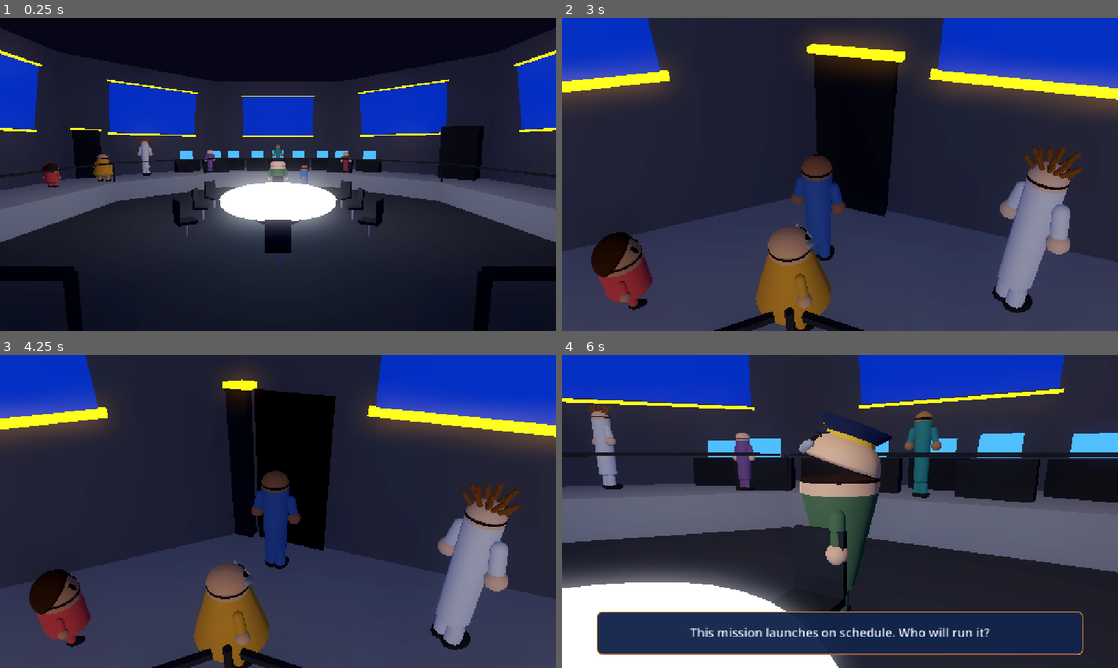
Above: before the commit, frames 1-4 (two rows, left to right).
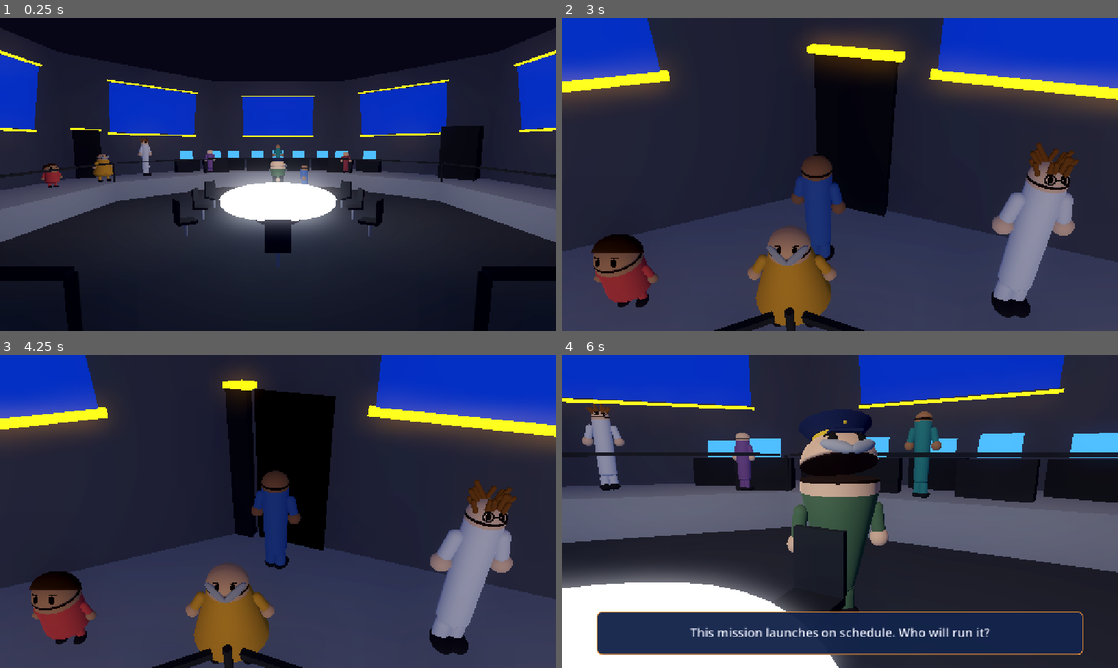
Above: after the commit, the same moments.

Repository: Kaleb-45/how-did-we-get-here
Game: Godot game, scene res://scenes/cutscene_intro.tscn
The game is run twice, just before and just after one commit, with the same random seed, the same clock (stepped at 60 frames per second) and the same inputs. This scene is started directly instead of the project's main scene.
Inputs (mouse positions are in pixels of both pictures, inside the frame that each line leads up to):
- Up to frame 1 (0.25 s): no input
- Up to frame 2 (3 s): move the mouse to (962, 158) at 0.52 s; hold D 0.53-1.28 s; tap E at 0.6, 2.1 s; click (962, 158) at 0.67 s; tap Space at 0.77, 1.07, 1.52, 1.82, 2.75 s; move the mouse to (728, 190) at 1.27 s; hold S 1.28-2.03 s; tap Tab at 1.35, 2.85 s; tap Enter at 2 s; move the mouse to (895, 105) at 2.02 s; hold D 2.03-2.78 s; move the mouse to (812, 237) at 2.77 s; hold W from 2.78 s (still down); click (812, 237) at 2.92 s
- Up to frame 3 (4.25 s): tap Space at 3.02, 3.32, 3.77, 4.07 s; move the mouse to (444, 558) at 3.52 s; release W at 3.53 s; hold A from 3.53 s (still down); tap E at 3.6 s
- Up to frame 4 (6 s): move the mouse to (673, 464) at 4.27 s; tap Tab at 4.35, 5.85 s; tap Space at 4.52, 4.82 s; move the mouse to (867, 511) at 5.02 s; release A at 5.03 s; hold S 5.03-5.78 s; tap E at 5.1 s; click (867, 511) at 5.17 s; move the mouse to (756, 433) at 5.77 s; hold D from 5.78 s (still down)

The runs differ from the first frame. In frame 1, 0.2% of the frame differs, in the area x 7-52%, y 38-55%; in frame 2, 3.3%, in the area x 5-94%, y 39-100%; in frame 3, 3.3%; in frame 4, 2.9%.

Commit message:
Cutscene: faces visible in shot 7, General starts facing room and lowers arm, fix eye_basis warning
Co-Authored-By: Claude Sonnet 5.5 <noreply@anthropic.com>

Diff:
--- a/scenes/cutscene_intro.tscn
+++ b/scenes/cutscene_intro.tscn
@@ -216,7 +216,7 @@
 "times": PackedFloat32Array(0, 5.5, 6.5, 12, 12.4, 13, 13.6, 14),
 "transitions": PackedFloat32Array(1, 1, 1, 1, 1, 1, 1, 1),
 "update": 0,
-"values": [0, 0, 3.1416, 3.1416, 3.7416, 2.5416, 3.4416, 3.1416]
+"values": [-1.5708, -1.5708, -3.1416, -3.1416, -2.5416, -3.7416, -2.8416, -3.1416]
 }
 tracks/8/type = "value"
 tracks/8/imported = false
@@ -383,7 +383,7 @@
 "times": PackedFloat32Array(0, 17.8, 18.4),
 "transitions": PackedFloat32Array(1, 1, 1),
 "update": 0,
-"values": [0, 0, 2.8072]
+"values": [-2, -2, -3.476]
 }
 tracks/20/type = "value"
 tracks/20/imported = false
@@ -395,7 +395,7 @@
 "times": PackedFloat32Array(0, 17.5, 17.8, 18.4),
 "transitions": PackedFloat32Array(1, 1, 1, 1),
 "update": 0,
-"values": [0, 1.2, 1.2, 0]
+"values": [0, -1.2, -1.2, 0]
 }
 tracks/21/type = "value"
 tracks/21/imported = false
@@ -407,7 +407,7 @@
 "times": PackedFloat32Array(0, 18.6, 19.2, 19.6, 20.2),
 "transitions": PackedFloat32Array(1, 1, 1, 1, 1),
 "update": 0,
-"values": [0, 0, 2.615, 2.615, -0.3344]
+"values": [-2, -2, -3.668, -3.668, -0.3344]
 }
 tracks/22/type = "value"
 tracks/22/imported = false
@@ -419,7 +419,7 @@
 "times": PackedFloat32Array(0, 18.3, 18.6, 19.2, 19.3, 19.6, 20.2),
 "transitions": PackedFloat32Array(1, 1, 1, 1, 1, 1, 1),
 "update": 0,
-"values": [0, 1.2, 1.2, 0, 0, -1.2, 0]
+"values": [0, -1.2, -1.2, 0, 0, 1.2, 0]
 }
 tracks/23/type = "value"
 tracks/23/imported = false
@@ -431,7 +431,7 @@
 "times": PackedFloat32Array(0, 19.7, 20.3),
 "transitions": PackedFloat32Array(1, 1, 1),
 "update": 0,
-"values": [0, 0, -0.5266]
+"values": [-2, -2, -0.5266]
 }
 tracks/24/type = "value"
 tracks/24/imported = false
@@ -443,7 +443,7 @@
 "times": PackedFloat32Array(0, 19.4, 19.7, 20.3),
 "transitions": PackedFloat32Array(1, 1, 1, 1),
 "update": 0,
-"values": [0, -0.5266, -0.5266, 0]
+"values": [0, 1.2, 1.2, 0]
 }
 tracks/25/type = "method"
 tracks/25/imported = false
@@ -493,6 +493,20 @@
 "method": &"point_at_camera"
 }]
 }
+tracks/28/type = "method"
+tracks/28/imported = false
+tracks/28/enabled = true
+tracks/28/path = NodePath("People/Person_General")
+tracks/28/interp = 1
+tracks/28/loop_wrap = true
+tracks/28/keys = {
+"times": PackedFloat32Array(17),
+"transitions": PackedFloat32Array(1),
+"values": [{
+"args": [],
+"method": &"lower_arm"
+}]
+}
 
 [sub_resource type="AnimationLibrary" id="AnimationLibrary_intro"]
 _data = {
--- a/scripts/characters/character_base.gd
+++ b/scripts/characters/character_base.gd
@@ -222,9 +222,9 @@
 		eye.height = 2.0
 		eye.radial_segments = 16
 		eye.rings = 8
-		var basis := dome_basis(side * 0.36, 0.42)
-		var eye_node := _add(lid, eye, eye_mat, dome_point(side * 0.36, 0.42, 0.0), Vector3(0.12, 0.19, 0.07) * top_r)
-		eye_node.basis = basis * Basis.from_scale(Vector3(0.12, 0.19, 0.07) * top_r)
+		var eye_basis := dome_basis(side * 0.36, 0.42)
+		var eye_node := _add(lid, eye, eye_mat, dome_point(side * 0.36, 0.42, 0.0))
+		eye_node.basis = eye_basis * Basis.from_scale(Vector3(0.12, 0.19, 0.07) * top_r)
 		var brow := BoxMesh.new()
 		brow.size = Vector3(0.3, 0.05, 0.04) * top_r
 		var brow_node := _add(lid, brow, eye_mat, dome_point(side * 0.38, 0.62, 0.01))
